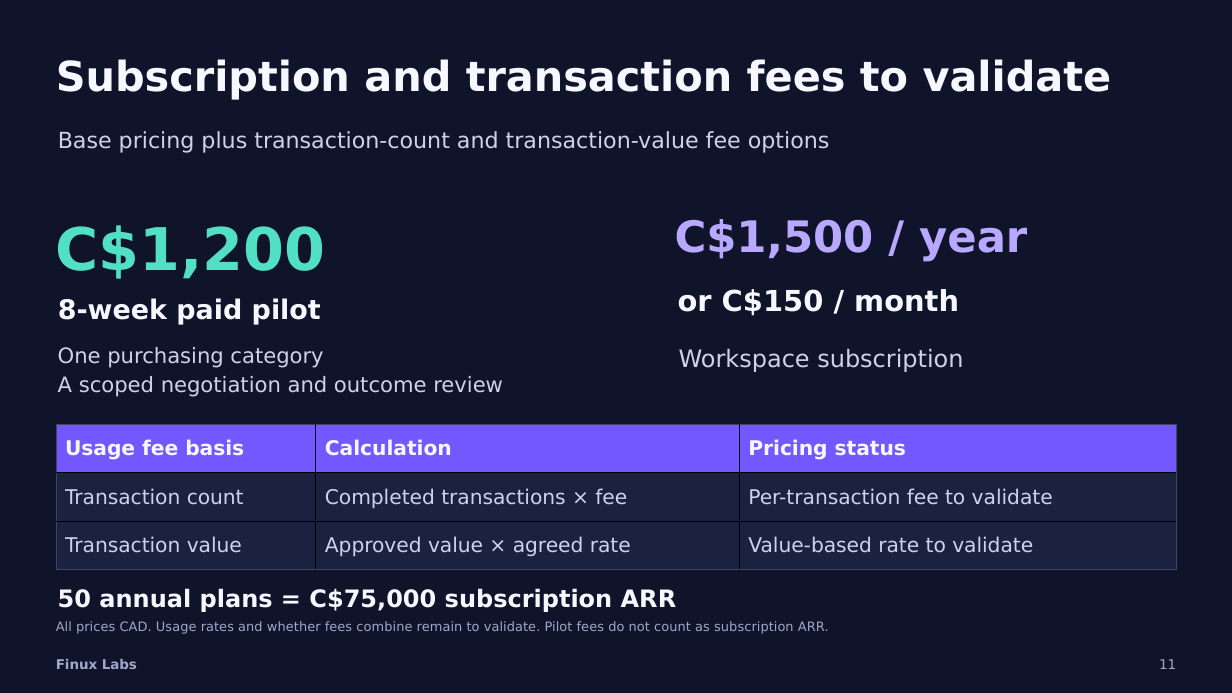
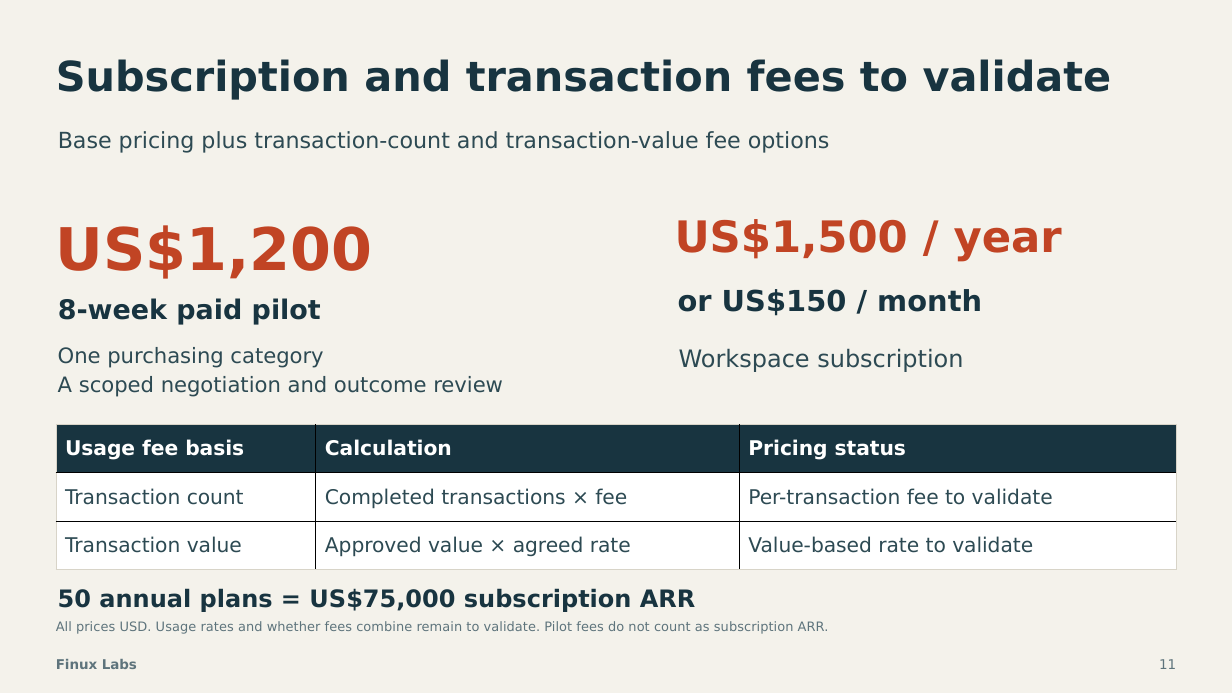
Before and after one commit to finuxlabs/FinuxLabs.github.io, a slide deck: slide 11 of docs/publish/pitch-agentic-procurement/Finux-Labs-Procurement-AI-Pitch-15-Slides.pptx. Drawn at 1232x693 pixels with LibreOffice and Linux fonts; fonts in the diff are those of the drawing. Boxes give left, top, right and bottom in pixels: in the first picture for what was removed or moved away, otherwise in the second. Text is boxed around its words. In the diff, an @@ line names an element or a change of style, - is before the commit and + after.

Commit message:
Update procurement pitch deck to USk Pre-seed and USD pricing across HTML, PDF, and PPTX

```diff
--- a/docs/publish/pitch-agentic-procurement/Finux-Labs-Procurement-AI-Pitch-15-Slides.pptx
+++ b/docs/publish/pitch-agentic-procurement/Finux-Labs-Procurement-AI-Pitch-15-Slides.pptx
@@ background #10142B to #F4F2EB @@
@@ text "Subscription and transaction fees to ..." at [56, 59, 1112, 100]: text colour #F6F7FF to #183440 @@
@@ text at [56, 225, 372, 279]: text changed; text colour #52E0C4 to #C14424 @@
-C$1,200
+US$1,200
@@ text at [675, 219, 1062, 261]: text changed; text colour #B9A8FF to #C14424 @@
-C$1,500 / year
+US$1,500 / year
@@ text "8-week paid pilot" at [58, 298, 321, 325]: text colour #F6F7FF to #183440 @@
@@ text at [678, 289, 982, 316]: text changed; text colour #F6F7FF to #183440 @@
-or C$150 / month
+or US$150 / month
@@ text colour #CBD2EB to #2D4A53 in 3 elements at [58, 131, 830, 153], [58, 347, 503, 397], [679, 348, 963, 372] @@
@@ table at [55, 424, 1176, 569] @@
@@ fill #7357FF to #183440 in row 1 @@
@@ fill #1B2240 to #FFFFFF in 6 cells @@
@@ text colour #F6F7FF to #FFFFFF in "Usage fee basis", "Calculation", "Pricing status" @@
@@ text colour #CBD2EB to #2D4A53 in "Transaction count", "Completed transactions × fee", "Per-transaction fee to validate", "Transaction value" and 2 more places @@
@@ borders changed @@
@@ text at [58, 588, 696, 612]: text changed; text colour #F6F7FF to #183440 @@
-50 annual plans = C$75,000 subscription ARR
+50 annual plans = US$75,000 subscription ARR
@@ text at [56, 621, 829, 634]: text changed; text colour #9DA8CA to #5E747C @@
-All prices CAD. Usage rates and whether fees combine remain to validate. Pilot fees do not count as subscription ARR.
+All prices USD. Usage rates and whether fees combine remain to validate. Pilot fees do not count as subscription ARR.
@@ text "Finux Labs" at [56, 659, 137, 669]: text colour #9DA8CA to #5E747C @@
@@ text "11" at [1159, 659, 1176, 669]: text colour #9DA8CA to #5E747C @@
```
Also in this commit, not shown: 15 other slides changed, 2 other files.
